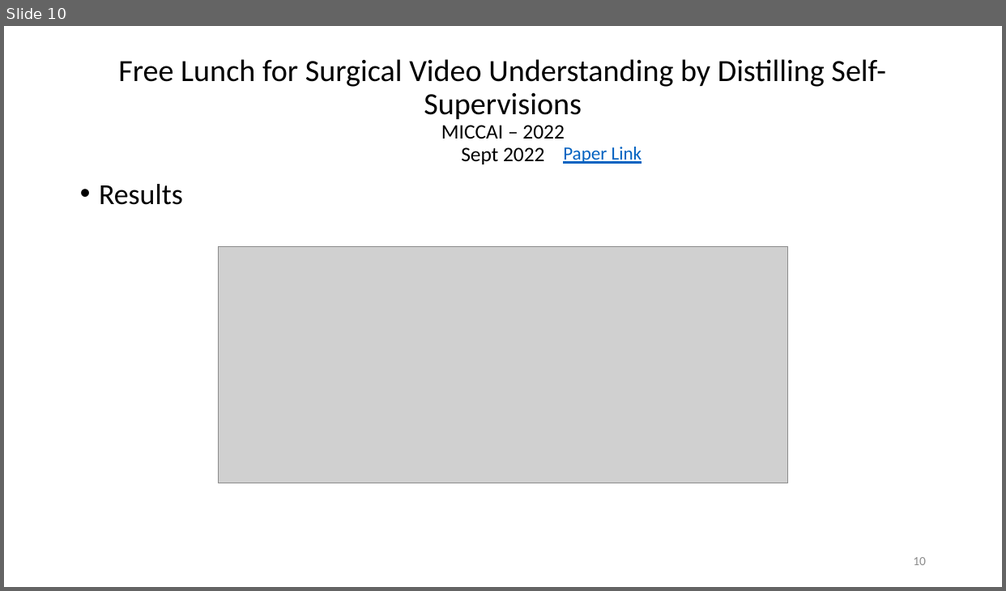
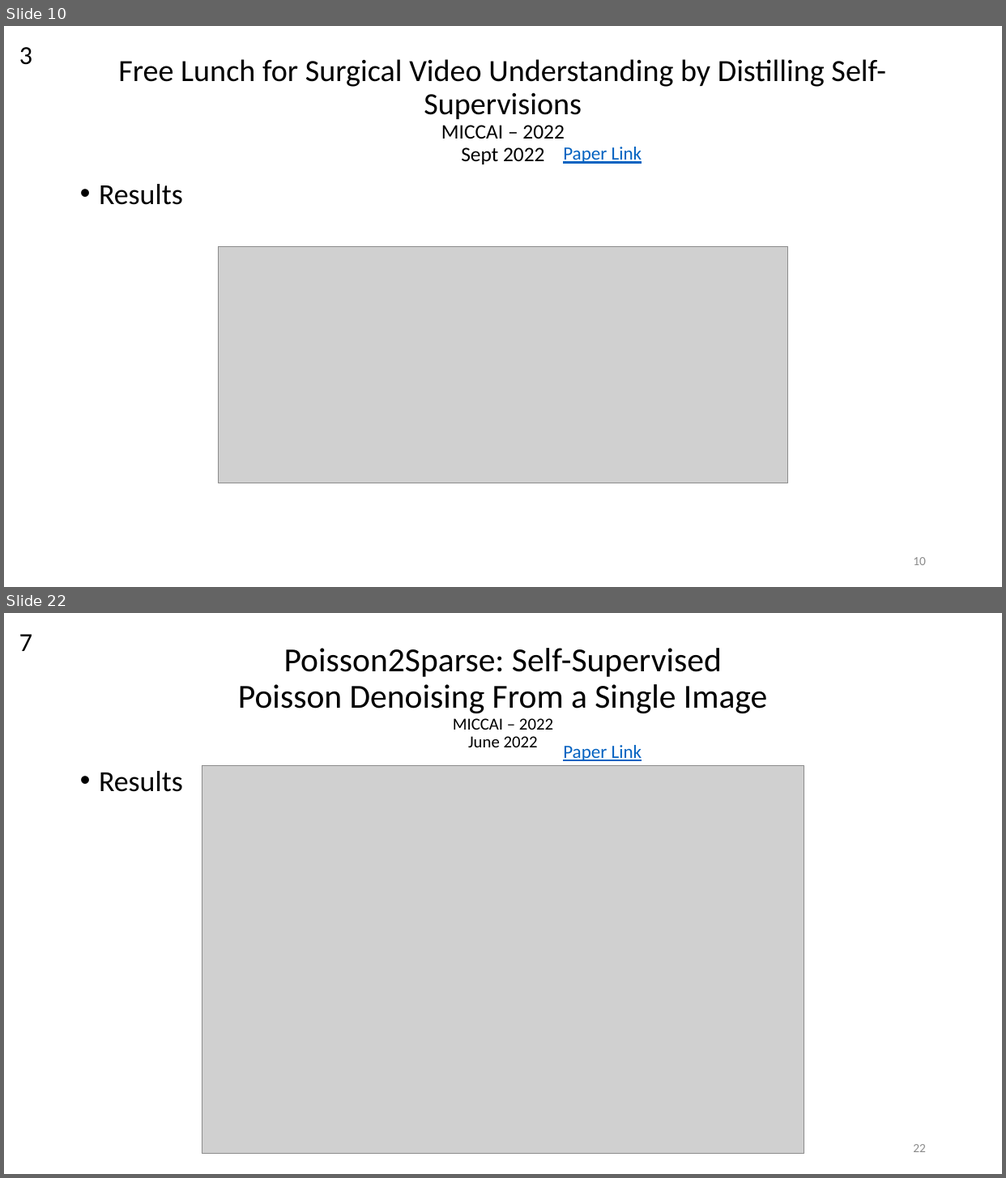
Before and after one commit to bluesaiyancodes/KITReports, a slide deck: Presentations/MICCAI Paper Reviews.pptx. Shown one above the other, each under a label of ours: slide 10 before the commit, slides 10 and 22 after it; the slides between them are not shown. The pictures are 1006x591 and 1006x1178 pixels, drawn with LibreOffice and Linux fonts; fonts in the diff are those of the drawing; grey boxes stand for pictures. Boxes give left, top, right and bottom in pixels: in the first picture for what was removed or moved away, otherwise in the second. Text is boxed around its words. In the diff, an @@ line names an element or a change of style, - is before the commit and + after.

```diff
--- a/Presentations/MICCAI Paper Reviews.pptx
+++ b/Presentations/MICCAI Paper Reviews.pptx
@@ slide 22 added at (x1=4, y1=613, x2=1002, y2=1174), background #FFFFFF @@
@@ text added at (x1=19, y1=634, x2=32, y2=651), 25 pt, text #000000 @@
+7
@@ title added at (x1=238, y1=648, x2=767, y2=747), 32.4 pt, text #000000 @@
+Poisson2Sparse: Self-Supervised
+Poisson Denoising From a Single Image
+MICCAI – 2022
+June 2022
@@ text added at (x1=563, y1=745, x2=642, y2=761), 18 pt, text #0563C1, underline @@
+Paper Link
@@ text added at (x1=99, y1=771, x2=183, y2=792), 28 pt, text #000000 @@
+• Results
@@ picture added at (x1=202, y1=766, x2=804, y2=1154) @@
@@ page number added at (x1=913, y1=1144, x2=926, y2=1152), 12 pt, text #8C8C8C @@
+22
@@ slide 10 changed as well @@
@@ text added at (x1=19, y1=47, x2=32, y2=65), 25 pt, text #000000 @@
+3
```
Also in this commit, not shown: 8 other slides changed, 11 other slides added.
